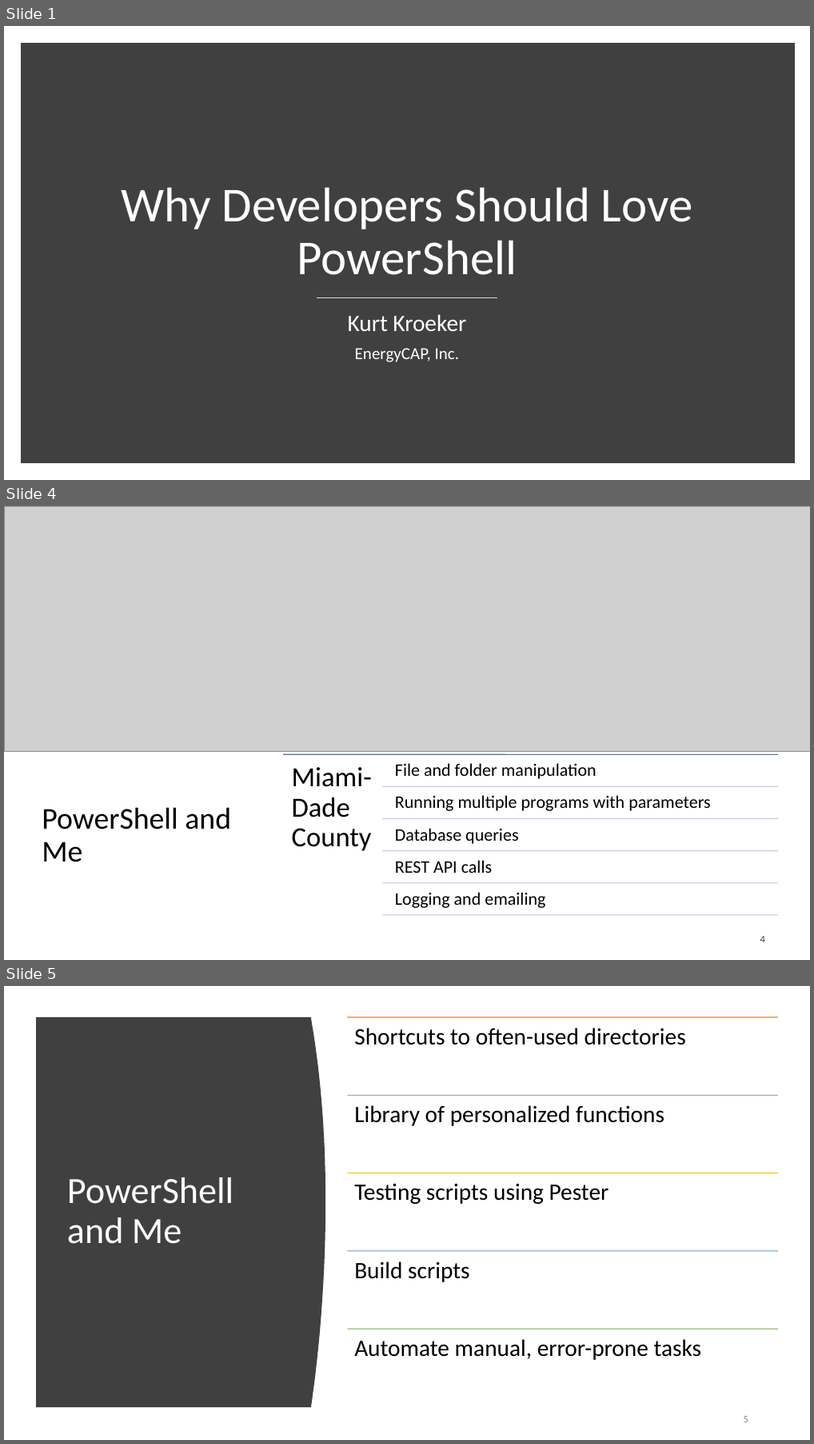
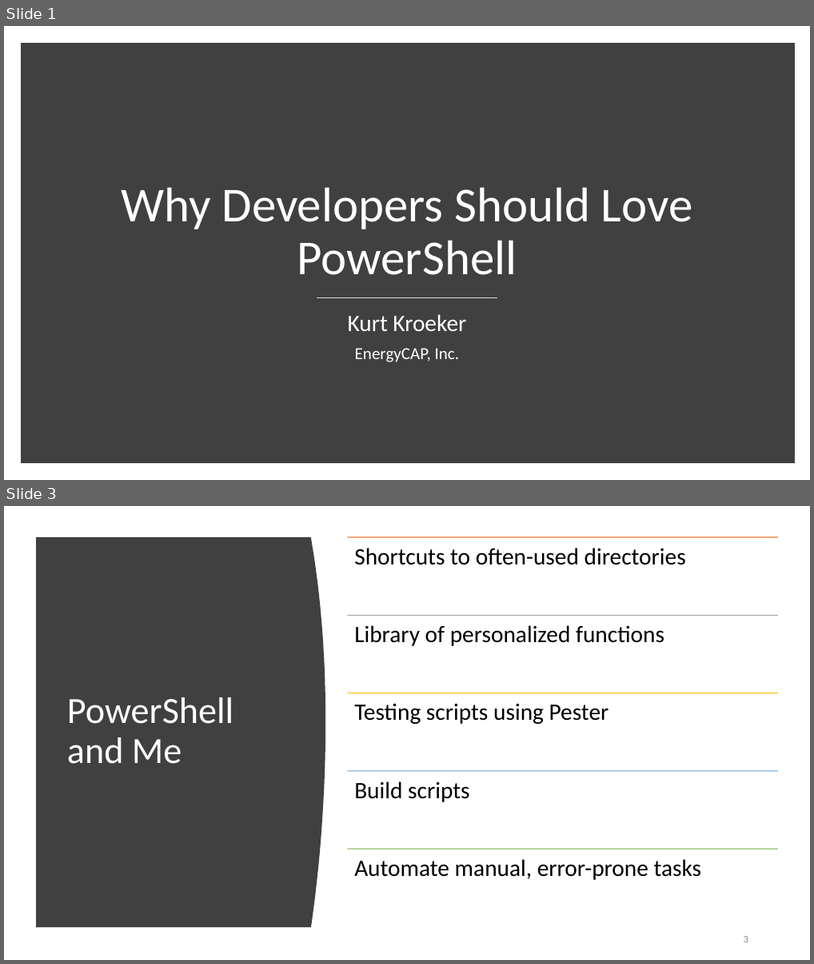
Before and after one commit to KurtKroeker/powershell, a slide deck: presentations/PowerShell_Presentation.pptx. Shown one above the other, each under a label of ours: slides 1, 4 and 5 before the commit, slides 1 and 3 after it; the slides between them are not shown. The pictures are 814x1444 and 814x964 pixels, drawn with LibreOffice and Linux fonts; fonts in the diff are those of the drawing; grey boxes stand for pictures. Boxes give left, top, right and bottom in pixels: in the first picture for what was removed or moved away, otherwise in the second. Text is boxed around its words. In the diff, an @@ line names an element or a change of style, - is before the commit and + after.

```diff
--- a/presentations/PowerShell_Presentation.pptx
+++ b/presentations/PowerShell_Presentation.pptx
@@ slide 4 removed at [4,506,810,960], background #FFFFFF @@
@@ picture removed at [4,506,810,752] @@
@@ title removed at [42,807,231,862] @@
-PowerShell and Me
@@ group removed at [283,754,779,915]: 6 lines, 6 texts @@
-Miami-Dade County
-File and folder manipulation
-Running multiple programs with parameters
-Database queries
-REST API calls
-Logging and emailing
@@ page number removed at [761,936,766,942] @@
-4
@@ what was slide 5 is now slide 3 @@
```
Also in this commit, not shown: 5 slides changed, 2 slides added, 1 other file.
